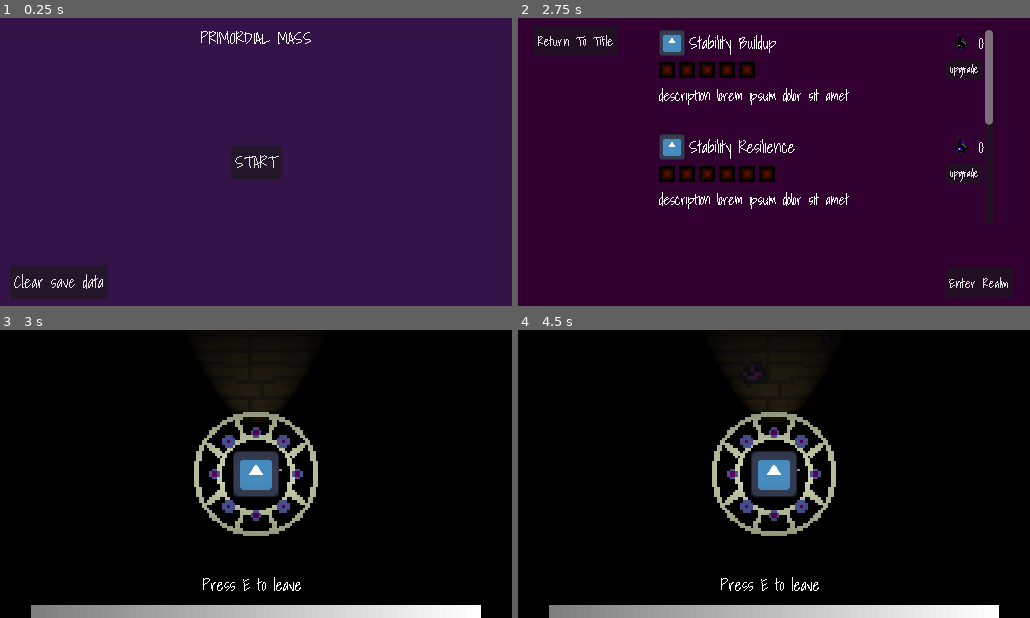
Above: before the commit, frames 1-4 (two rows, left to right).
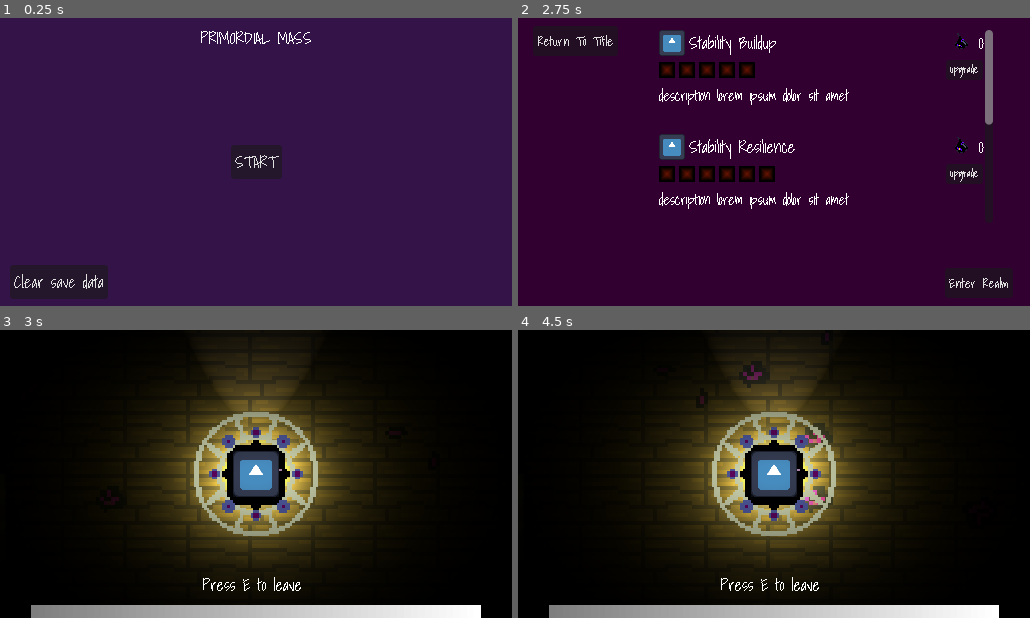
Above: after the commit, the same moments.

Repository: GammaRayTea/project-3-primordial-mass
Game: Godot game, scene res://main.tscn
Same seed, same stepped clock (60 frames per second), same inputs: the game is played once before the commit and once after it. The engine's default icon, where the game draws it, is replaced by a stand-in: a white triangle on a blue panel in a dark square. Sound files missing from this copy of the repository are replaced by a short silence.
Inputs:
- Up to frame 1 (0.25 s): no input
- Up to frame 2 (2.75 s): click "START" at 0.5 s; click "Return To Title" at 1.25 s; click "START" at 2 s
- Up to frame 3 (3 s): click "Enter Realm" at 2.75 s
- Up to frame 4 (4.5 s): tap E (interact) at 3.5, 3.6 s; hold D (move_right) 3.53-4.25 s; click "Enter Realm" at 4.25 s

Frames 1-2 are identical in both runs. In frame 3, 22% of the frame differs, in the area x 20-77%, y 13-88%; in frame 4, 21%.
Error in both runs: Invalid access to property or key '0' on a base object of type 'Dictionary[int, int]'. (res://game/session/run_manager.gd:68)

Commit message:
start portal light source

Diff:
--- a/default_bus_layout.tres
+++ b/default_bus_layout.tres
@@ -35,5 +35,5 @@
 bus/5/solo = false
 bus/5/mute = false
 bus/5/bypass_fx = false
-bus/5/volume_db = -4.7681155
+bus/5/volume_db = -0.7237711
 bus/5/send = &"Master"
--- a/game.gd
+++ b/game.gd
@@ -41,8 +41,8 @@
 	switch_to_state(STATE.MAIN_MENU)
 
 func to_title() -> void:
-	GlobalSoundManager.stop_ambience()
-	GlobalSoundManager.queue_music(GlobalSoundManager.SONGS.MENU, true)
+	#GlobalSoundManager.stop_ambience()
+	#GlobalSoundManager.queue_music(GlobalSoundManager.SONGS.MENU, true)
 	clear_game()
 
 func start_run():
@@ -90,7 +90,7 @@
 	switch_to_state(STATE.UPGRADE_MENU)
 
 func to_upgrade_menu() -> void:
-	GlobalSoundManager.stop_ambience()
+	#GlobalSoundManager.stop_ambience()
 	GlobalSoundManager.queue_music(GlobalSoundManager.SONGS.MENU, true)
 
 func pause() -> void:
--- a/game/enemies/globber/globber.tscn
+++ b/game/enemies/globber/globber.tscn
@@ -458,7 +458,7 @@
 
 [node name="ChasePlayerState" type="Node" parent="StateMachine/Chase" index="0" unique_id=1015325903 node_paths=PackedStringArray("close_enough_state", "too_far_state", "target", "next_state")]
 script = ExtResource("9_dvtg5")
-distance_limit = 3.0
+distance_limit = 7.0
 close_enough_state = NodePath("../../Attack/AwaitAttackAnimationState")
 too_far_state = NodePath("../AwaitIdleTurnAnimationState")
 ACCELERATION = 1.0
--- a/game/environment/start_portal/start_portal.tscn
+++ b/game/environment/start_portal/start_portal.tscn
@@ -27,4 +27,12 @@
 transform = Transform3D(1, 0, 0, 0, 1, 0, 0, 0, 1, 0, 0.2394104, 0)
 shape = SubResource("CylinderShape3D_udmuc")
 
+[node name="OmniLight3D" type="OmniLight3D" parent="." unique_id=1354280854]
+transform = Transform3D(1, 0, 0, 0, 1, 0, 0, 0, 1, 0, 0.4001062, 0)
+light_color = Color(0.98039216, 0.96862745, 0.6117647, 1)
+light_energy = 12.137
+shadow_enabled = true
+omni_range = 37.454
+omni_attenuation = 3.008
+
 [connection signal="area_entered" from="InteractionBox" to="." method="_on_interaction_box_entered"]
